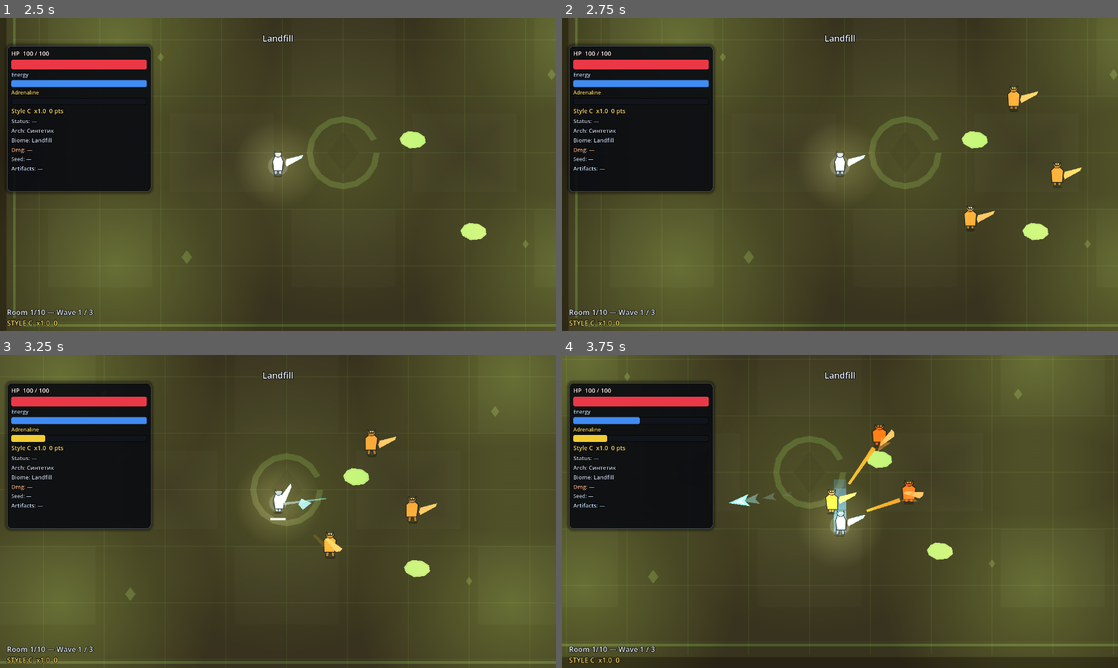
Above: before the commit, frames 1-4 (two rows, left to right).
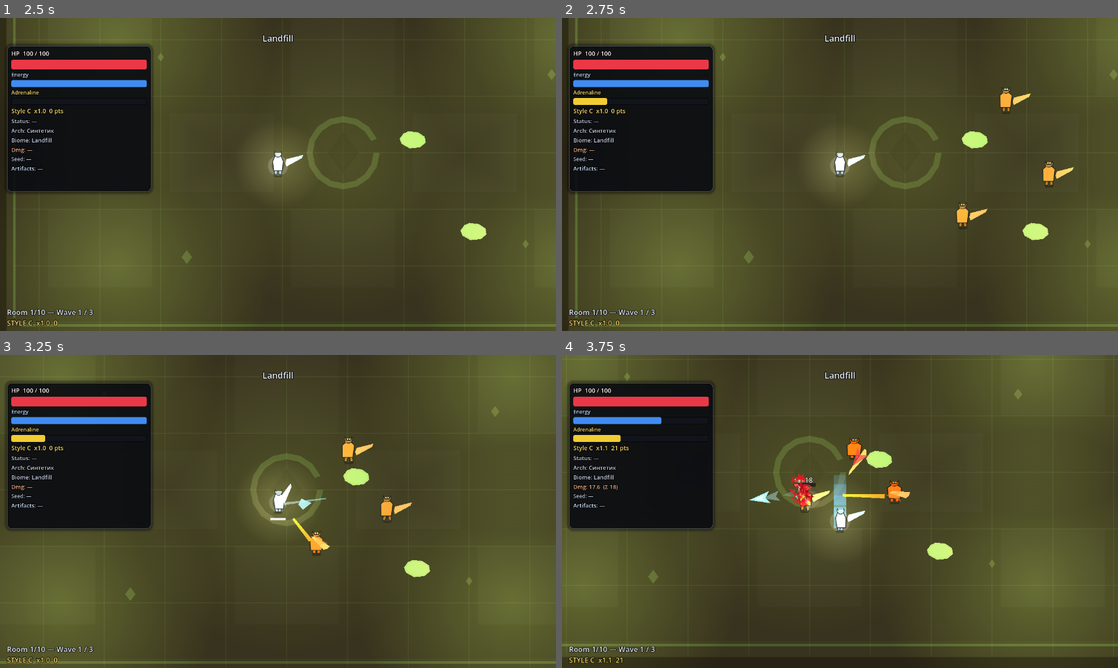
Above: after the commit, the same moments.

Repository: s7v7nth/EON
Game: Godot game, scene res://ui/class_select.tscn
The game is run twice, just before and just after one commit, with the same random seed, the same clock (stepped at 60 frames per second) and the same inputs.
Inputs (mouse positions are in pixels of both pictures, inside the frame that each line leads up to):
- Up to frame 1 (2.5 s): click "Full Campaign · 10 rooms" at 0.5 s; click "Full Campaign · 10 rooms" at 1.25 s; click "BEGIN RUN" at 2 s
- Up to frame 2 (2.75 s): no input
- Up to frame 3 (3.25 s): tap Enter at 2.75 s; move the mouse to (400, 495) at 2.77 s; press the mouse at (400, 495) at 2.78 s; hold D (move_right) from 2.78 s (still down)
- Up to frame 4 (3.75 s): move the mouse to (728, 527) at 3.52 s; release D (move_right) at 3.53 s; release the mouse at (728, 527) at 3.53 s; hold S (move_down) from 3.53 s (still down); tap Space (dash) at 3.6 s

Frame 1 is identical in both runs. In frame 2, 0.9% of the frame differs, in the area x 2-94%, y 21-68%; in frame 3, 1.0%; in frame 4, 2.3%, in the area x 4-70%, y 19-99%.

Commit message:
Aggro each wave on spawn so arena fights start immediately.
Landfill traps also apply less acid buildup so the tutorial room is not a blender if you clip a puddle.

Co-authored-by: s7v7nth <s7v7nth@users.noreply.github.com>

Diff:
--- a/levels/arena/arena_controller.gd
+++ b/levels/arena/arena_controller.gd
@@ -444,6 +444,18 @@
 					group.elite_action_speed
 				)
 			_alive_enemies += 1
+	_alert_wave_at_player()
+
+
+func _alert_wave_at_player() -> void:
+	if player_path == NodePath() or not has_node(player_path):
+		return
+	var player := get_node(player_path) as Player
+	if player == null or _entities == null:
+		return
+	for child in _entities.get_children():
+		if child is EnemyDummy:
+			(child as EnemyDummy).receive_room_alert(player)
 
 
 func _on_enemy_spawned(_enemy: Node) -> void:
--- a/resources/biomes/landfill.tres
+++ b/resources/biomes/landfill.tres
@@ -20,5 +20,5 @@
 trap_count = 2
 trap_damage = 3.5
 trap_status_id = &"acid"
-trap_status_buildup = 16.0
+trap_status_buildup = 8.0
 trap_color = Color(0.55, 0.85, 0.25, 0.5)
